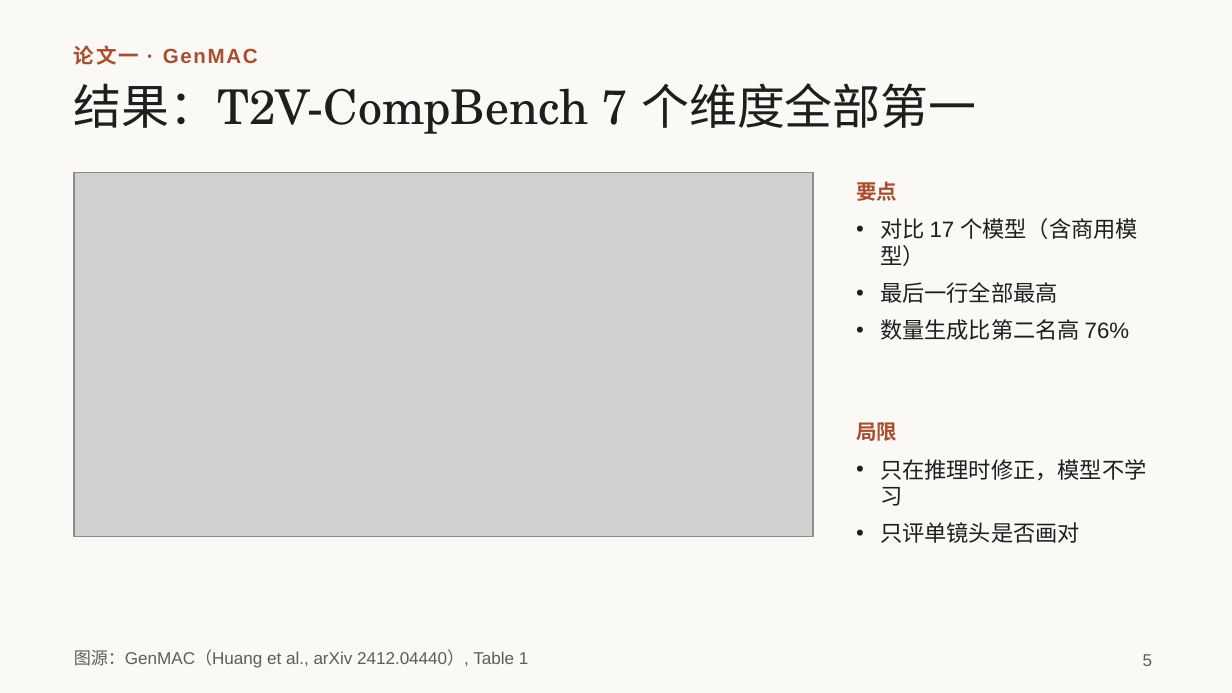
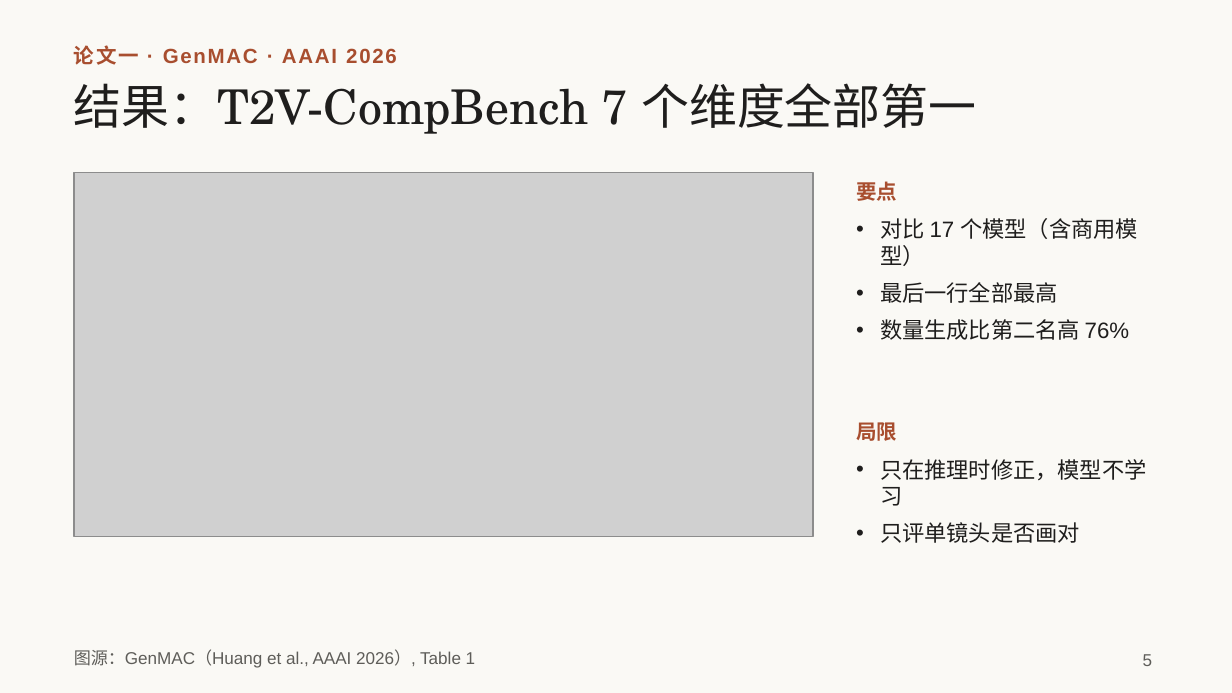
Before and after one commit to irving-2222/ICML, a slide deck: slide 5 of talk/研究分享_从多智能体协作到自进化.pptx. Drawn at 1232x693 pixels with LibreOffice and Linux fonts; fonts in the diff are those of the drawing; grey boxes stand for pictures. Boxes give left, top, right and bottom in pixels: in the first picture for what was removed or moved away, otherwise in the second. Text is boxed around its words. In the diff, an @@ line names an element or a change of style, - is before the commit and + after.

```diff
--- a/talk/研究分享_从多智能体协作到自进化.pptx
+++ b/talk/研究分享_从多智能体协作到自进化.pptx
@@ text at (74,45,397,65): text changed @@
-论文一 · GenMAC
+论文一 · GenMAC · AAAI 2026
@@ text at (74,649,476,668): text changed @@
-图源：GenMAC（Huang et al., arXiv 2412.04440）, Table 1
+图源：GenMAC（Huang et al., AAAI 2026）, Table 1
```
Also in this commit, not shown: 6 other slides changed.
